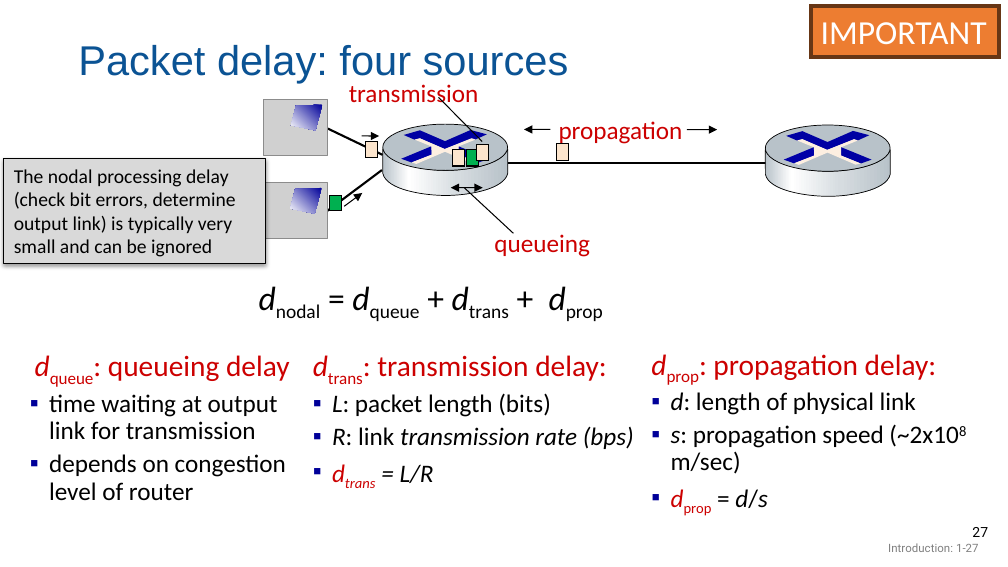
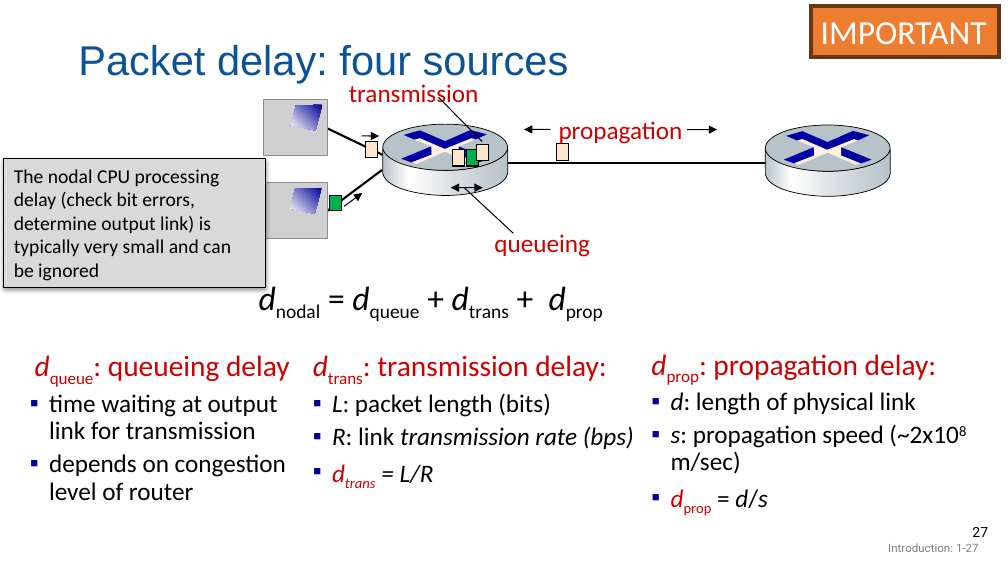
Before and after one commit to guhofstra/CSC175Sp26, a slide deck: slide 27 of PPTs/Lecture 3 - Links.pptx. Drawn at 1008x567 pixels with LibreOffice and Linux fonts; fonts in the diff are those of the drawing; grey boxes stand for pictures. Boxes give left, top, right and bottom in pixels: in the first picture for what was removed or moved away, otherwise in the second. Text is boxed around its words. In the diff, an @@ line names an element or a change of style, - is before the commit and + after.

```diff
--- a/PPTs/Lecture 3 - Links.pptx
+++ b/PPTs/Lecture 3 - Links.pptx
@@ rectangle "The nodal CPU processing delay ...": place and size @@
-rectangle "The nodal CPU processing delay ..." at <box>4,158,265,263</box>
+rectangle "The nodal CPU processing delay ..." at <box>4,158,265,287</box>
@@ text in rectangle at <box>14,169,231,281</box>: text changed @@
-The nodal processing delay (check bit errors, determine output link) is typically very small and can be ignored
+The nodal CPU processing delay (check bit errors, determine output link) is typically very small and can be ignored
```
Also in this commit, not shown: 6 other slides changed, 3 slides removed, 4 other files.
